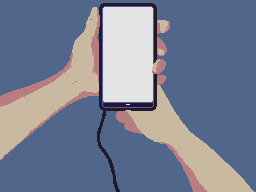
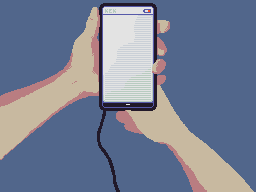
Comparing the layer stacks of the two 256 x 192 images. Changes:
added layer "WP" above "Layer 8" over [103, 9, 153, 102]
added layer "Layer 8" above "Layer 6" over [103, 9, 153, 15]
